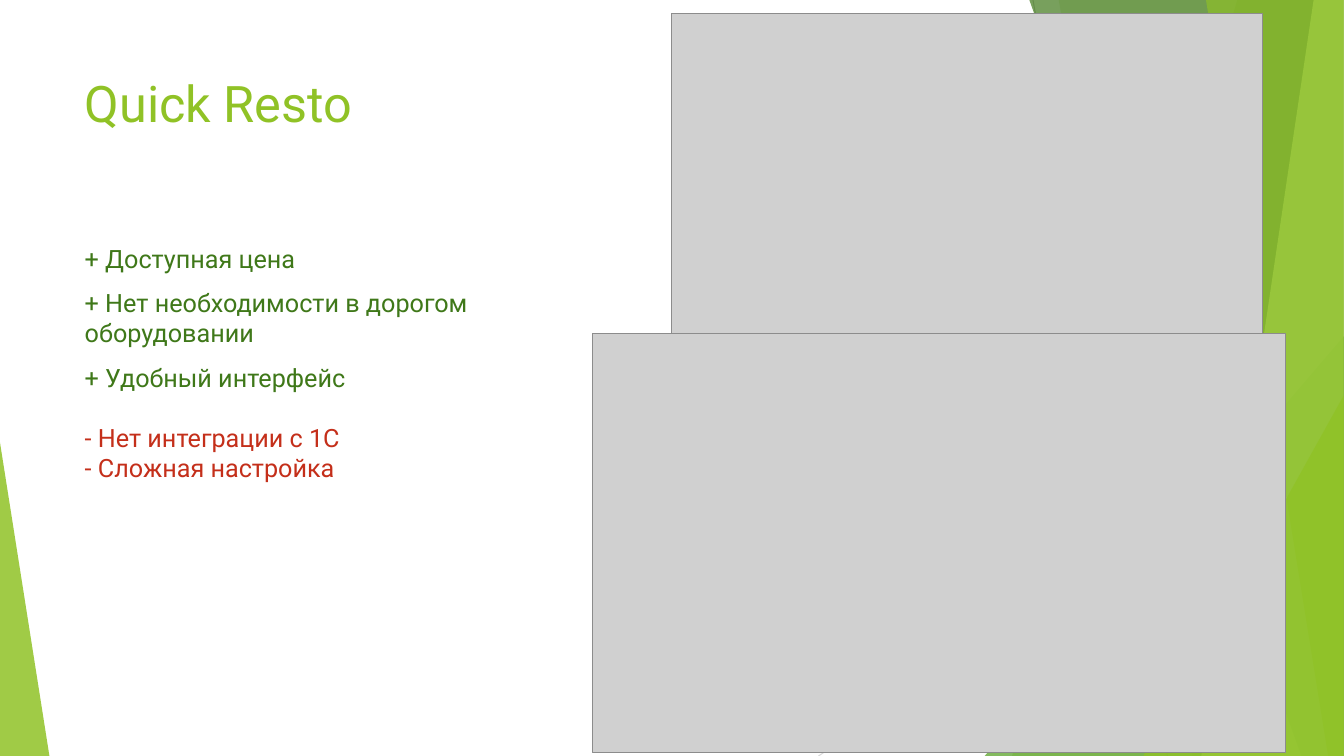
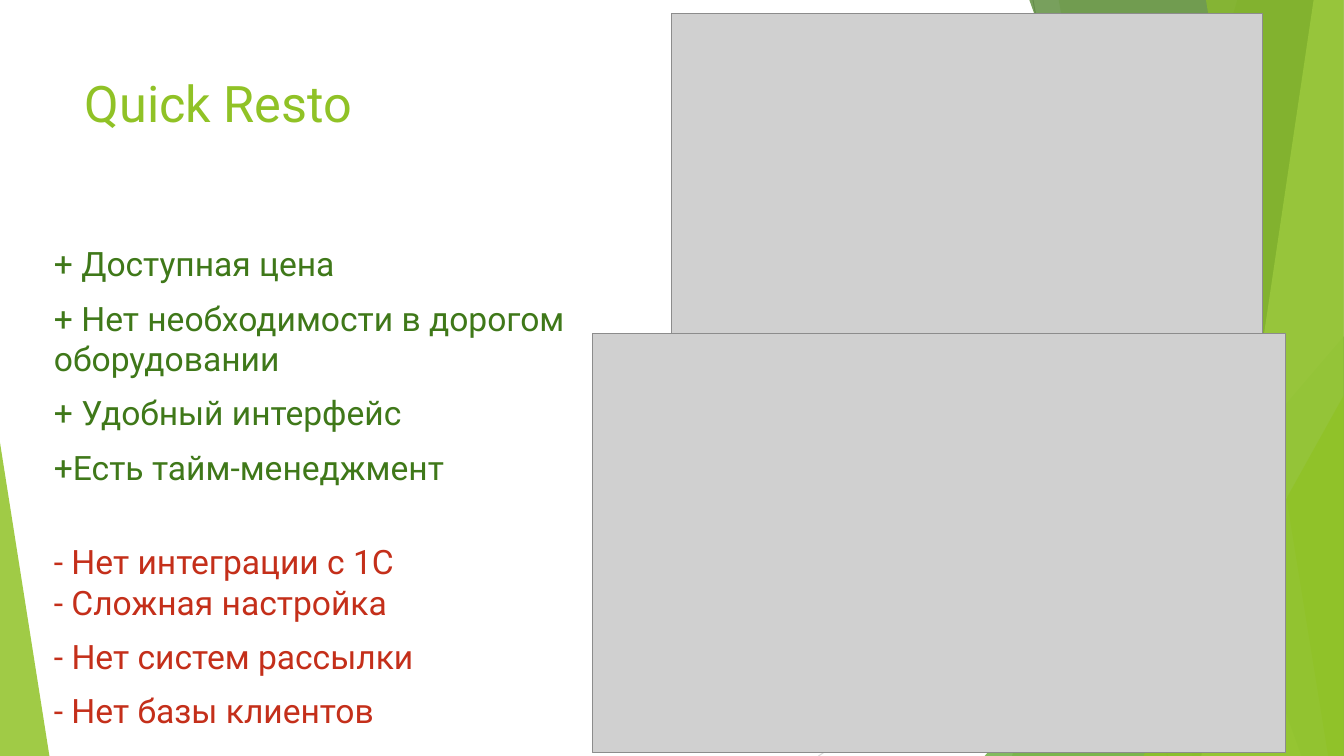
Before and after one commit to Mita57/uni_stuff, a slide deck: slide 4 of Year_2/ТСиСА/CRM.pptx. Drawn at 1344x756 pixels with LibreOffice and Linux fonts; fonts in the diff are those of the drawing; grey boxes stand for pictures. Boxes give left, top, right and bottom in pixels: in the first picture for what was removed or moved away, otherwise in the second. Text is boxed around its words. In the diff, an @@ line names an element or a change of style, - is before the commit and + after.

```diff
--- a/Year_2/ТСиСА/CRM.pptx
+++ b/Year_2/ТСиСА/CRM.pptx
@@ text "+ Доступная цена": place and size @@
-text "+ Доступная цена" at (85, 250, 467, 482)
+text "+ Доступная цена" at (54, 252, 564, 724)
@@ text at (54, 252, 564, 378): size 18 to 24 pt in "+ Доступная цена", "+ Нет необходимости в дорогом оборудовании" @@
@@ text at (54, 399, 444, 724): text changed; size 18 to 24 pt @@
-+ Удобный интерфейс
-- Нет интеграции с 1С
-- Сложная настройка
++ Удобный интерфейс
++Есть тайм-менеджмент
+- Нет интеграции с 1С
+- Сложная настройка
+- Нет систем рассылки
+- Нет базы клиентов
```
Also in this commit, not shown: 3 other slides changed, 2 other files.
